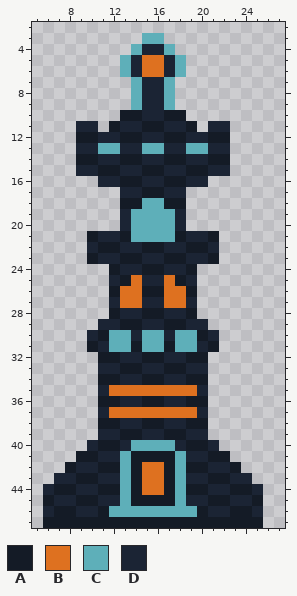
File history of a pixel-art sprite, Assets/Art/Tower.png. Above is the file before it was changed.
The file is 32x48 pixels. Shown: x 5..27, y 2..47.
Palette (. is transparent): A #141b26  B #de7120  C #5eafb9  D #1b2434
Pixels before, first column x 6:
 3 .........CC.........
 4 ........CDDC........
 5 .......CDBBDC.......
 6 .......CDBBDC.......
 7 ........CDDC........
 8 ........CDDC........
 9 ........CDDC........
10 .......AADDAA.......
11 ...DD.ADDAADDA.DD...
12 ...AADDAADDAADDAA...
13 ...DDCCDDCCDDCCDD...
14 ...AADDAADDAADDAA...
15 ...DDAADDAADDAADD...
16 .....DDAADDAADD.....
17 .......DDAADD.......
18 .......AACCAA.......
19 .......DCCCCD.......
20 .......DCCCCD.......
21 ....ADDACCCCADDA....
22 ....DAADDAADDAAD....
23 ....ADDAADDAADDA....
24 ......ADDAADDA......
25 ......DABDDBAD......
26 ......ABBAABBA......
27 ......DBBDDBBD......
28 ......ADDAADDA......
29 .....DDAADDAADD.....
30 ....DACCDCCDCCAD....
31 ....ADCCACCACCDA....
32 .....AADDAADDAA.....
33 .....DDAADDAADD.....
34 .....AADDAADDAA.....
35 .....DBBBBBBBBD.....
36 .....AADDAADDAA.....
37 .....DBBBBBBBBD.....
38 .....AADDAADDAA.....
39 .....DDAADDAADD.....
40 ....DAADCCCCDAAD....
41 ...AADDCAAAACDDAA...
42 ..ADDAACABBACAADDA..
43 .DDAADDCABBACDDAADD.
44 DAADDAACABBACAADDAAD
45 ADDAADDCAAAACDDAADDA
46 DAADDACCCCCCCCADDAAD
47 AAAAAAAAAAAAAAAAAAAA
Once edited:
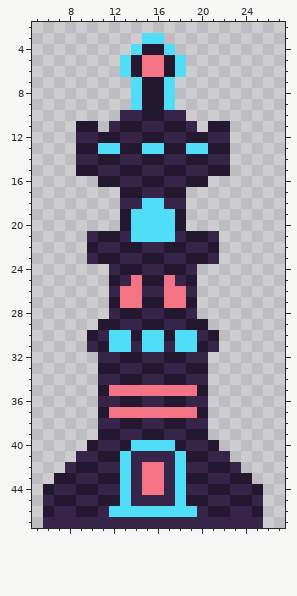
What changed:
colour A: #141b26 -> #362449
colour B: #de7120 -> #f47485
colour C: #5eafb9 -> #50ddf8
colour D: #1b2434 -> #241831
Where, in picture pixels (left, top, right, bottom), the same in both pictures:
changed: (43, 33, 263, 528)
